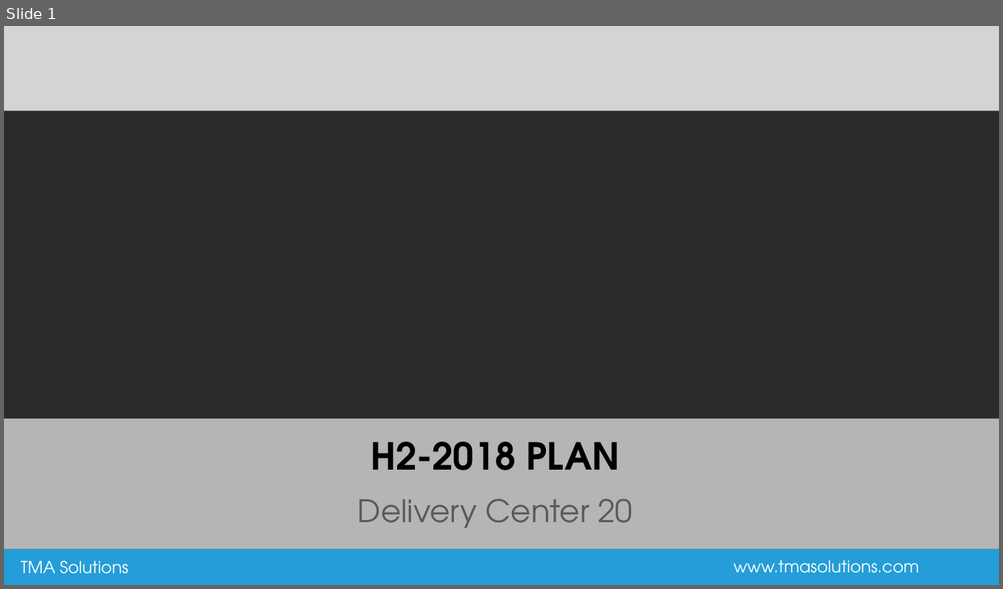
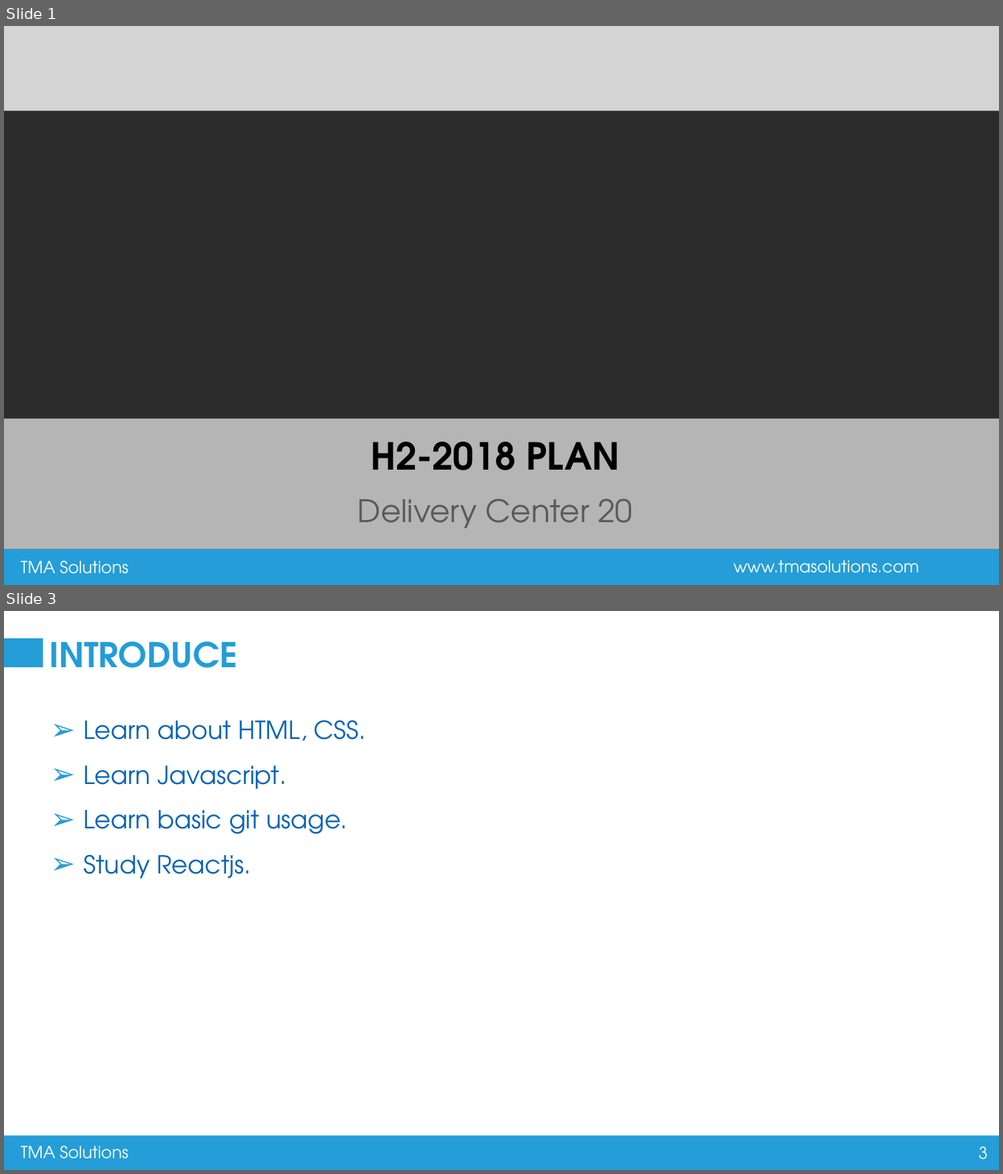
Before and after one commit to thonghv/Intership, a slide deck: _nhandt/TMA_Template.pptx. Shown one above the other, each under a label of ours: slide 1 before the commit, slides 1 and 3 after it; the slides between them are not shown. The pictures are 1003x589 and 1003x1174 pixels, drawn with LibreOffice and Linux fonts; fonts in the diff are those of the drawing; background and template pictures are left out; a plain dark background stands for a picture behind light text. Boxes give left, top, right and bottom in pixels: in the first picture for what was removed or moved away, otherwise in the second. Text is boxed around its words. In the diff, an @@ line names an element or a change of style, - is before the commit and + after.

Commit message:
Form dang ky - dang nhap bang Reactjs

```diff
--- a/_nhandt/TMA_Template.pptx
+++ b/_nhandt/TMA_Template.pptx
@@ slide 3 added at (x1=4, y1=611, x2=999, y2=1170), background #FFFFFF; not listed: 3 template elements that a slide beside it also shows @@
@@ rectangle added at (x1=4, y1=638, x2=42, y2=668), fill #249DD8 @@
@@ title added at (x1=50, y1=641, x2=238, y2=668), 33 pt, text #229DD8, bold @@
+INTRODUCE
@@ text added at (x1=83, y1=720, x2=366, y2=879), 24 pt, text #0563B8 @@
+➢ Learn about HTML, CSS.
+➢ Learn Javascript.
+➢ Learn basic git usage.
+➢ Study Reactjs.
```
Also in this commit, not shown: 1 slide changed, 3 other slides added, 2 slides removed.
